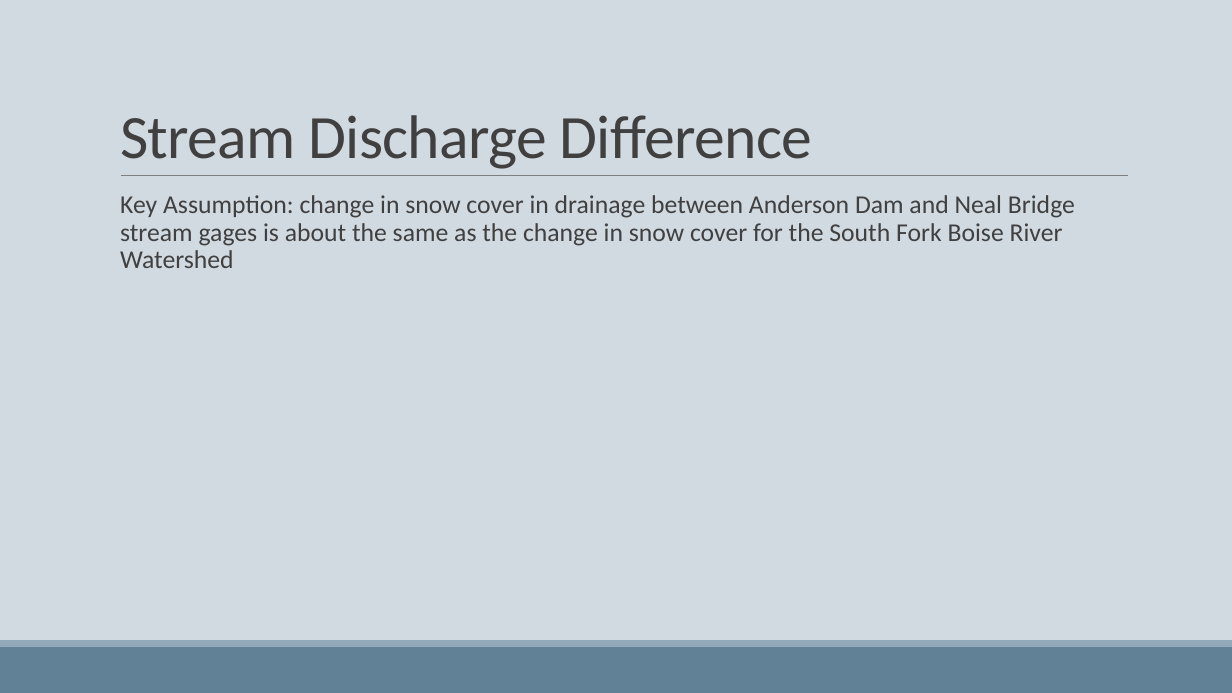
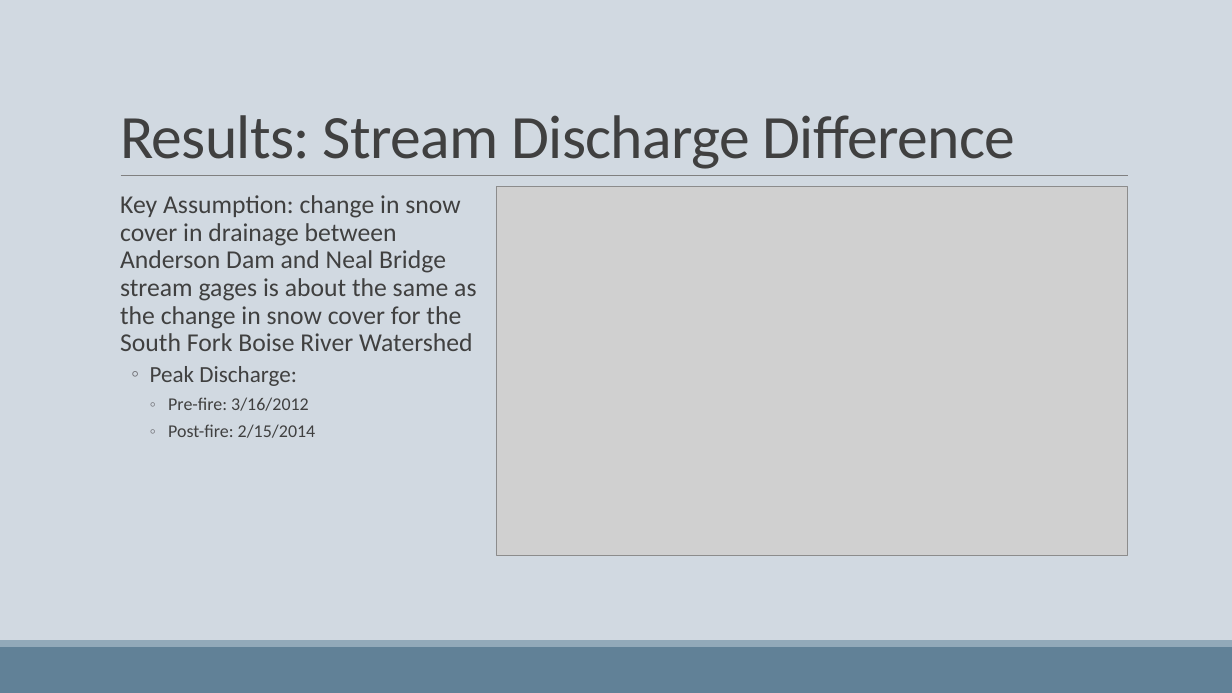
Before and after one commit to woz22/thesis, a slide deck: slide 7 of courses/geog475_pres.pptx (slide 8 before the commit). Drawn at 1232x693 pixels with LibreOffice and Linux fonts; fonts in the diff are those of the drawing; grey boxes stand for pictures. Boxes give left, top, right and bottom in pixels: in the first picture for what was removed or moved away, otherwise in the second. Text is boxed around its words. In the diff, an @@ line names an element or a change of style, - is before the commit and + after.

Commit message:
geog475 graphs
exported R graphs of cumulative discharge, powerpoint pres, fuels guide table templates

```diff
--- a/courses/geog475_pres.pptx
+++ b/courses/geog475_pres.pptx
@@ title at <box>120,115,1015,169</box>: text changed @@
-Stream Discharge Difference
+Results: Stream Discharge Difference
@@ picture added at <box>497,187,1128,556</box> @@
@@ text at <box>150,366,316,438</box>: paragraphs added @@
+  ◦ Peak Discharge:
+    ◦ Pre-fire: 3/16/2012
+    ◦ Post-fire: 2/15/2014
```
Also in this commit, not shown: 8 other slides changed, 1 slide added, 1 slide removed, 5 other files.
